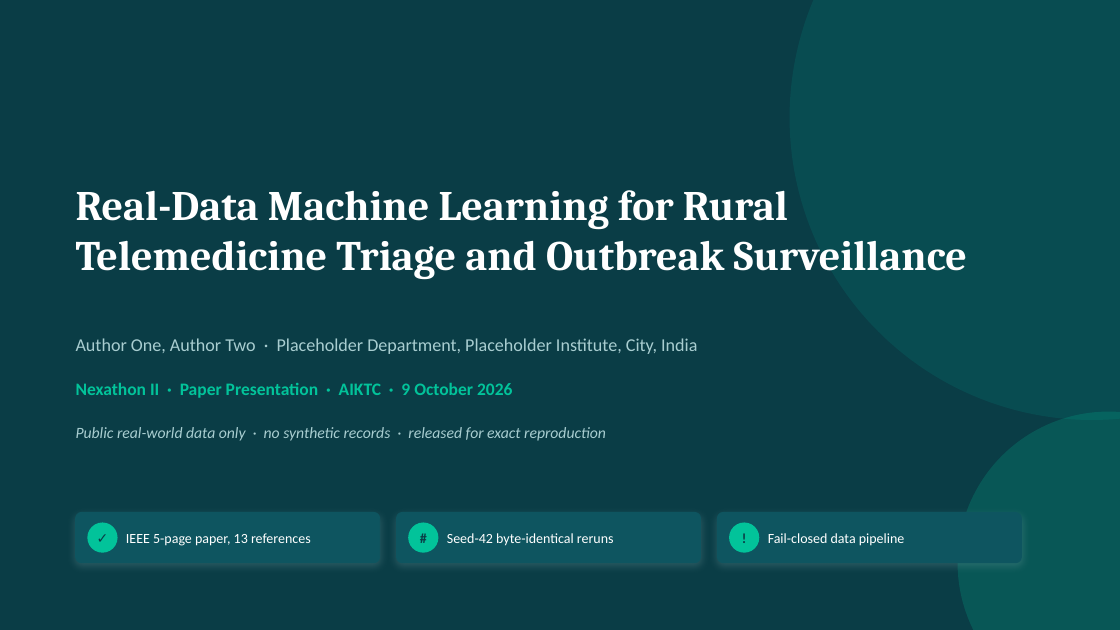
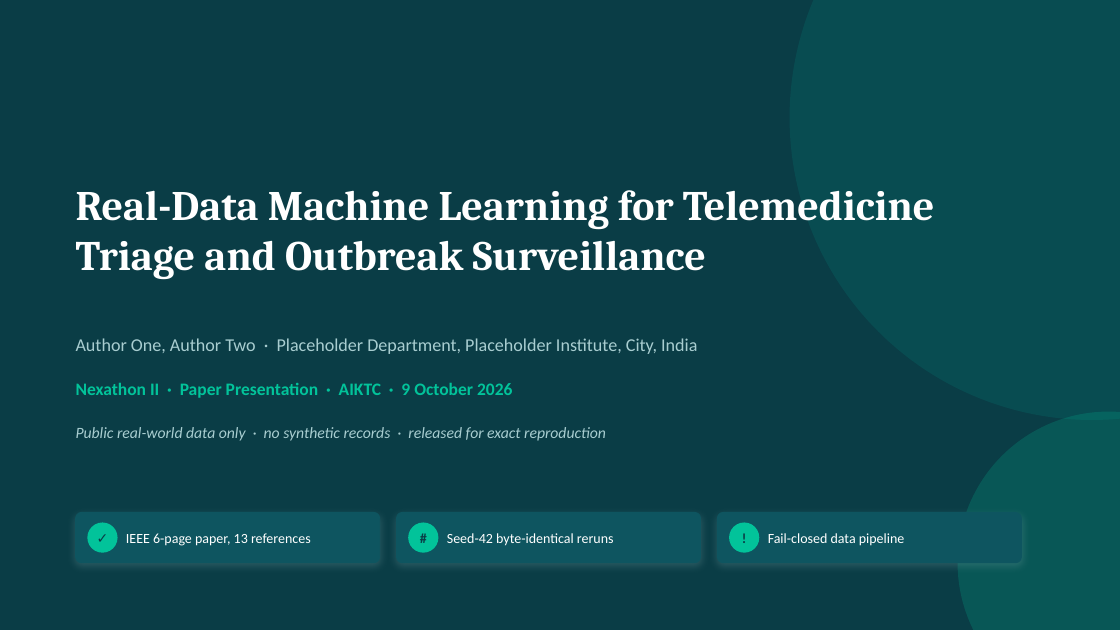
Before and after one commit to vaibhav7087/curago_paper_version, a slide deck: slide 1 of ppt/paper_presentation.pptx. Drawn at 1120x630 pixels with LibreOffice and Linux fonts; fonts in the diff are those of the drawing. Boxes give left, top, right and bottom in pixels: in the first picture for what was removed or moved away, otherwise in the second. Text is boxed around its words. In the diff, an @@ line names an element or a change of style, - is before the commit and + after.

Commit message:
paper: review scope T1-T3 - calibrated primary model + nested cross-fitted thresholds, PAC conformal guarantee, correctness/prose fixes; all artifacts regenerated, docs synced, self-score 98

```diff
--- a/ppt/paper_presentation.pptx
+++ b/ppt/paper_presentation.pptx
@@ text at box(76, 190, 935, 280): text changed @@
-Real-Data Machine Learning for Rural Telemedicine Triage and Outbreak Surveillance
+Real-Data Machine Learning for Telemedicine Triage and Outbreak Surveillance
@@ text at box(126, 533, 311, 546): text changed @@
-IEEE 5-page paper, 13 references
+IEEE 6-page paper, 13 references
```
Also in this commit, not shown: 5 other slides changed, 56 other files.
